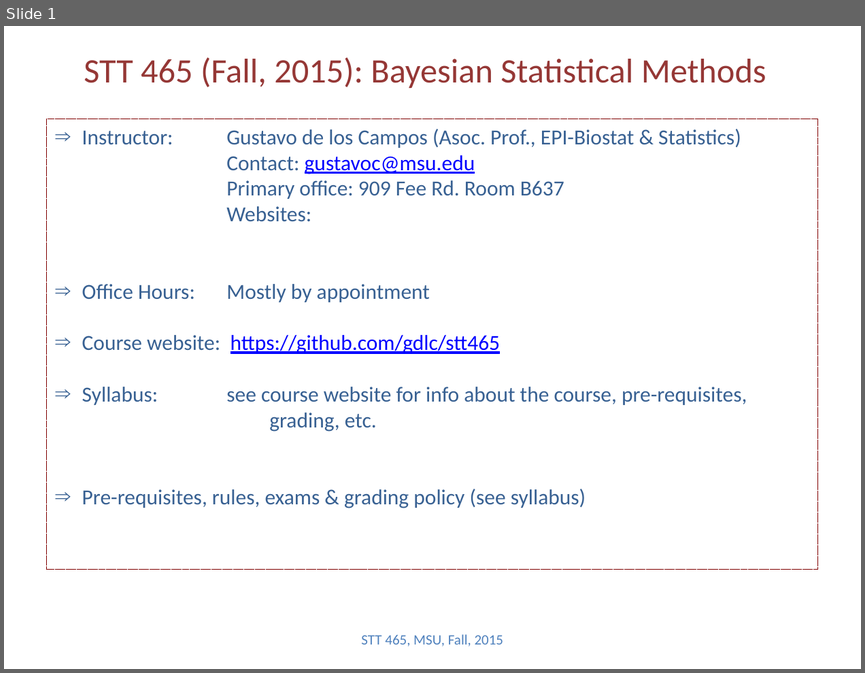
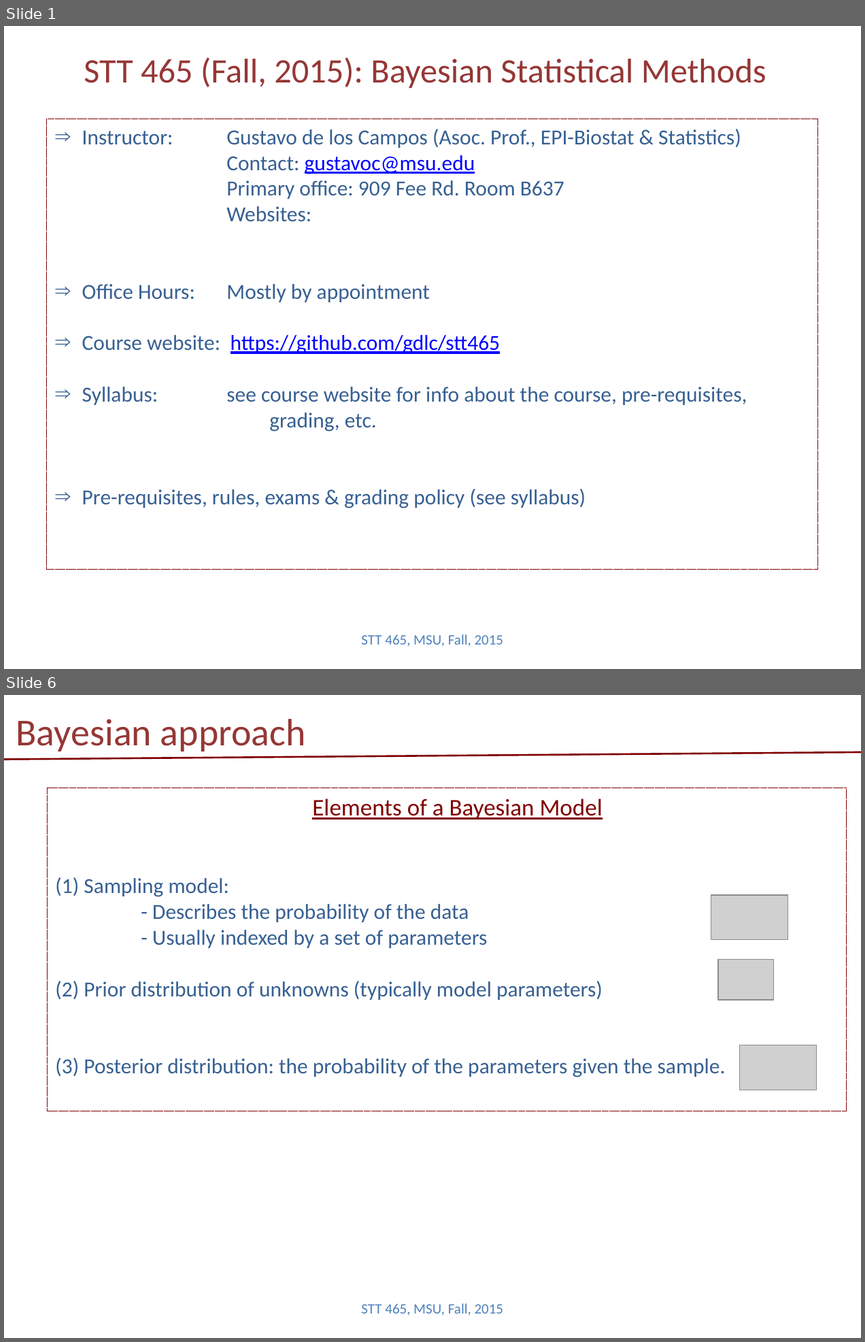
Before and after one commit to Boukos/STT465, a slide deck: STT465_1.pptx. Shown one above the other, each under a label of ours: slide 1 before the commit, slides 1 and 6 after it; the slides between them are not shown. The pictures are 865x673 and 865x1342 pixels, drawn with LibreOffice and Linux fonts; fonts in the diff are those of the drawing; grey boxes stand for pictures. Boxes give left, top, right and bottom in pixels: in the first picture for what was removed or moved away, otherwise in the second. Text is boxed around its words. In the diff, an @@ line names an element or a change of style, - is before the commit and + after.

```diff
--- a/STT465_1.pptx
+++ b/STT465_1.pptx
@@ slide 6 added at (4,695,861,1338), background #FFFFFF @@
@@ title added at (16,719,306,751), 32 pt, text #953735 @@
+Bayesian approach
@@ line added from (4, 759) to (861, 752), #800000 1.5 pt @@
@@ rectangle added at (47,787,847,1110), outline #800000 0.75 pt dashed, 18 pt, text #376092 @@
+Elements of a Bayesian Model
+(1) Sampling model:
+- Describes the probability of the data
+- Usually indexed by a set of parameters
+(2) Prior distribution of unknowns (typically model parameters)
+(3) Posterior distribution: the probability of the parameters given the sample.
@@ picture added at (711,895,788,939) @@
@@ picture added at (718,959,773,999) @@
@@ picture added at (739,1045,816,1089) @@
@@ text added at (361,1303,504,1315), 12 pt, text #4F81BD @@
+STT 465, MSU, Fall, 2015
```
Also in this commit, not shown: 3 slides changed, 4 other slides added, 2 other files.
